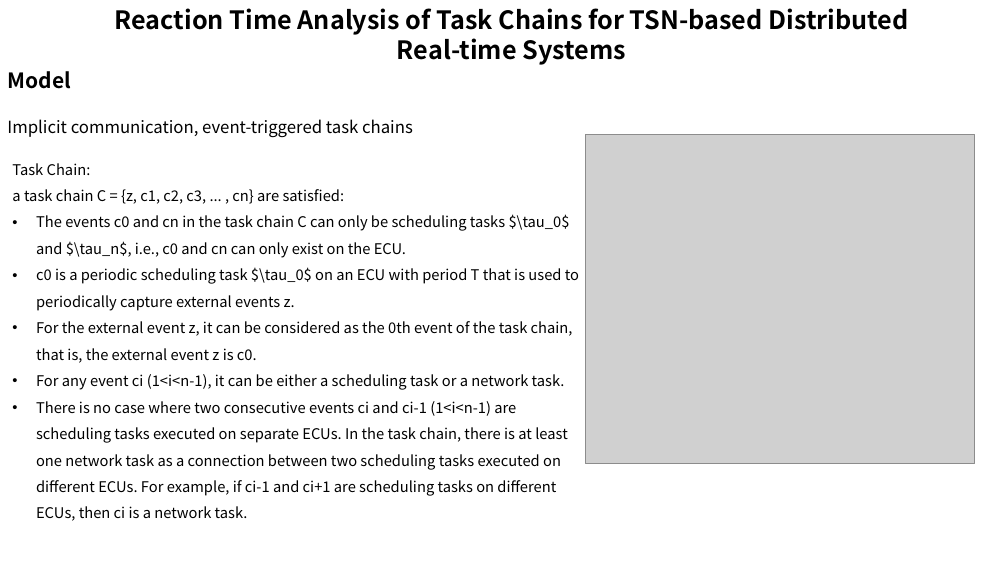
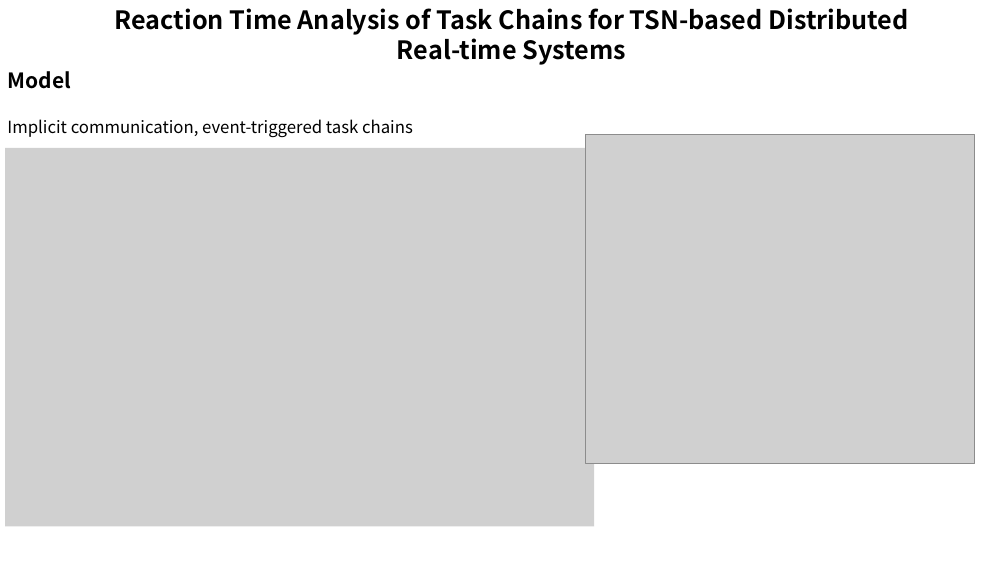
Before and after one commit to wsm6636/note, a slide deck: slide 7 of 06-ppt/RTS-Turin-Class/0423.pptx. Drawn at 1008x567 pixels with LibreOffice and Linux fonts; fonts in the diff are those of the drawing; grey boxes stand for pictures. Boxes give left, top, right and bottom in pixels: in the first picture for what was removed or moved away, otherwise in the second. Text is boxed around its words. In the diff, an @@ line names an element or a change of style, - is before the commit and + after.

```diff
--- a/06-ppt/RTS-Turin-Class/0423.pptx
+++ b/06-ppt/RTS-Turin-Class/0423.pptx
@@ picture added at [5,148,594,527] @@
@@ text removed at [12,163,579,521] @@
-Task Chain:
-a task chain C = {z, c1, c2, c3, ... , cn} are satisfied:
-• The events c0 and cn in the task chain C can only be scheduling tasks $\tau_0$ and $\tau_n$, i.e., c0 and cn can only exist on the ECU.
-• c0 is a periodic scheduling task $\tau_0$ on an ECU with period T that is used to periodically capture external events z.
-• For the external event z, it can be considered as the 0th event of the task chain, that is, the external event z is c0.
-• For any event ci (1<i<n-1), it can be either a scheduling task or a network task.
-• There is no case where two consecutive events ci and ci-1 (1<i<n-1) are scheduling tasks executed on separate ECUs. In the task chain, there is at least one network task as a connection between two scheduling tasks executed on different ECUs. For example, if ci-1 and ci+1 are scheduling tasks on different ECUs, then ci is a network task.
```
Also in this commit, not shown: 7 other slides changed, 9 other files.
